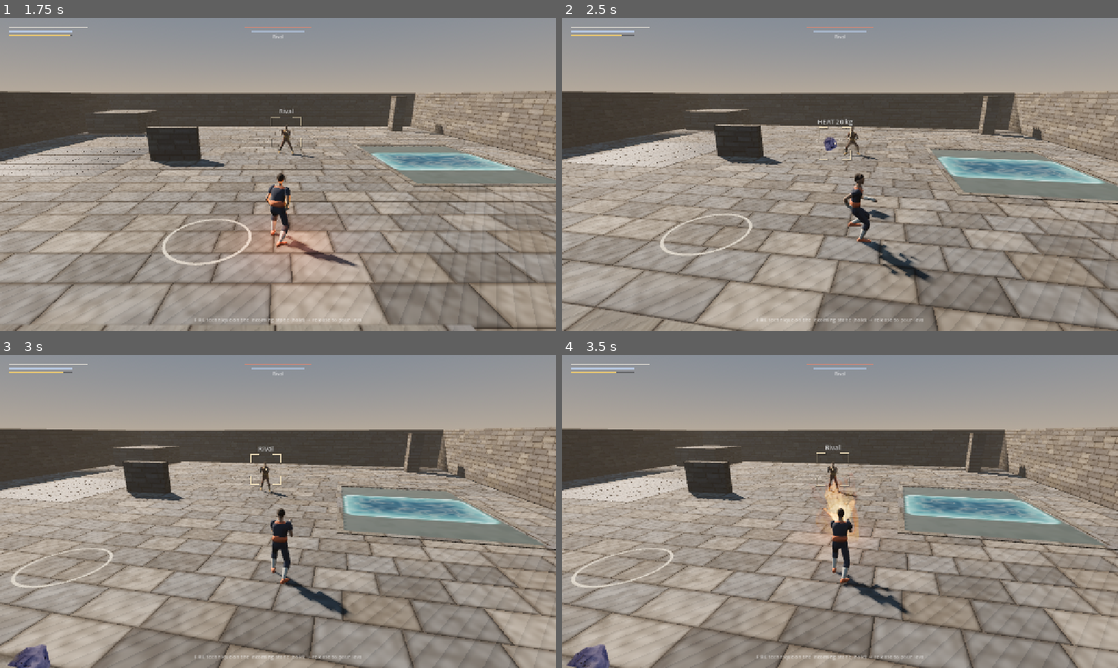
Above: before the commit, frames 1-4 (two rows, left to right).
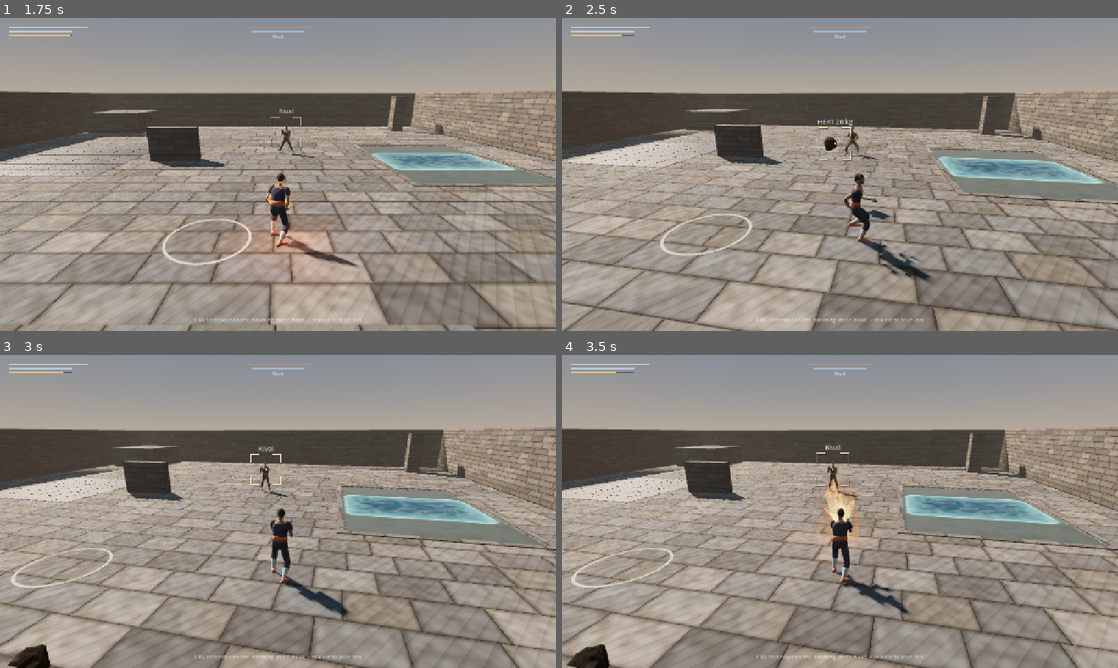
Above: after the commit, the same moments.

Repository: baysan2608/ClaudeToken
Game: Godot game, scene res://main.tscn
Same seed, same stepped clock (60 frames per second), same inputs: the game is played once before the commit and once after it.
Inputs (mouse positions are in pixels of both pictures, inside the frame that each line leads up to):
- Up to frame 1 (1.75 s): tap Enter at 0.5 s; move the mouse to (400, 158) at 0.52 s; hold D (ff_move_right) 0.53-1.25 s; tap J (ff_attack) at 0.6 s; click (400, 158) at 0.67 s; drag from (166, 190) to (250, 237) at 1.27 s
- Up to frame 2 (2.5 s): move the mouse to (895, 105) at 2.02 s; hold D (ff_move_right) from 2.03 s (still down); tap Left (ff_cam_left) at 2.1 s
- Up to frame 3 (3 s): release D (ff_move_right) at 2.75 s; drag from (250, 574) to (111, 464) at 2.77 s
- Up to frame 4 (3.5 s): no input

Frame 1 is identical in both runs. In frame 2, less than 0.1% of the frame differs, in the area x 47-50%, y 38-43%; in frame 3, 0.4%; in frame 4, 0.4%, in the area x 0-9%, y 92-100%.

Commit message:
VFX WIP snapshot
Co-Authored-By: Claude Opus 5.5 <noreply@anthropic.com>
Claude-Session: https://claude.ai/code/session_01CXLsyTTc8H1SdftUzKfPVv

Diff:
--- a/game/presentation/shaders/stone.gdshader
+++ b/game/presentation/shaders/stone.gdshader
@@ -1,6 +1,6 @@
 // Stone / molten blob / cooled rock — one material, continuous thermal state.
-// Used by StoneView (instance uniforms drive the state so one material is shared by all stones)
-// and by EarthWallView (cold state + damage cracks + rise).
+// Used by StoneView and EarthWallView (one ShaderMaterial per view; plain uniforms carry the state.
+// NOTE: `instance uniform`s were tried first but proved unreliable under the Mobile renderer).
 // Mesh contract: CUSTOM0 = (relaxed blob position xyz, per-vertex random w); NORMAL = flat face normal.
 shader_type spatial;
 render_mode diffuse_burley, specular_schlick_ggx, cull_back;
@@ -12,14 +12,14 @@
 uniform float noise_scale = 0.36;
 uniform float plate_scale = 2.3;
 
-instance uniform float u_heat = 0.0;
-instance uniform float u_melt = 0.0;
-instance uniform float u_crust = 0.0;
-instance uniform float u_seed = 0.0;
-instance uniform float u_damage = 0.0;
-instance uniform float u_rise = 1.0;
-instance uniform float u_rise_height = 1.0;
-instance uniform float u_detail = 1.0;   // >1 = finer plates / grain (large objects such as walls)
+uniform float u_heat = 0.0;
+uniform float u_melt = 0.0;
+uniform float u_crust = 0.0;
+uniform float u_seed = 0.0;
+uniform float u_damage = 0.0;
+uniform float u_rise = 1.0;
+uniform float u_rise_height = 1.0;
+uniform float u_detail = 1.0;   // >1 = finer plates / grain (large objects such as walls)
 
 varying vec3 v_p;
 
@@ -79,5 +79,4 @@
 	ROUGHNESS = rough;
 	SPECULAR = mix(0.28, 0.5, smoothstep(0.0, 0.6, u_melt) * (1.0 - u_crust));
 	EMISSION = emis;
-	EMISSION = albedo * 6.0 + vec3(0.0, 0.0, rough * 0.2);
 }
--- a/game/presentation/vfx/earth_wall_view.gd
+++ b/game/presentation/vfx/earth_wall_view.gd
@@ -14,6 +14,7 @@
 @export var dust: bool = true
 
 var _mi: MeshInstance3D
+var _mat: ShaderMaterial
 var _width: float = 2.4
 var _height: float = 1.0
 var _thick: float = 0.55
@@ -28,7 +29,8 @@
 func _init() -> void:
 	_mi = MeshInstance3D.new()
 	_mi.name = "Wall"
-	_mi.material_override = VfxMaterials.stone()
+	_mat = VfxMaterials.make_stone()
+	_mi.material_override = _mat
 	_mi.cast_shadow = GeometryInstance3D.SHADOW_CASTING_SETTING_ON
 	add_child(_mi)
 	setup(1, _width, _height, _thick)
@@ -43,12 +45,6 @@
 	_mi.mesh = VfxMesh.wall_mesh(seed_value)
 	_mi.scale = Vector3(_width * 0.5, _height, _thick * 2.0)
 	_apply()
-
-
-func _enter_tree() -> void:
-	# Instance uniforms written before the MeshInstance3D is registered in the scene are not
-	# reliable (and children enter the tree after this callback): re-push everything deferred.
-	_apply.call_deferred()
 
 
 func set_rise(t01: float) -> void:
@@ -89,15 +85,11 @@
 
 
 func _apply() -> void:
-	# every instance uniform is set explicitly (unset ones can read stale instance-buffer data)
-	_mi.set_instance_shader_parameter("u_seed", float(absi(_seed) % 977) + 0.5)
-	_mi.set_instance_shader_parameter("u_rise_height", 1.25)
-	_mi.set_instance_shader_parameter("u_detail", 2.2)
-	_mi.set_instance_shader_parameter("u_heat", 0.0)
-	_mi.set_instance_shader_parameter("u_melt", 0.0)
-	_mi.set_instance_shader_parameter("u_crust", 0.0)
-	_mi.set_instance_shader_parameter("u_rise", _rise)
-	_mi.set_instance_shader_parameter("u_damage", _damage)
+	_mat.set_shader_parameter("u_seed", float(absi(_seed) % 977) + 0.5)
+	_mat.set_shader_parameter("u_rise_height", 1.25)
+	_mat.set_shader_parameter("u_detail", 2.2)
+	_mat.set_shader_parameter("u_rise", _rise)
+	_mat.set_shader_parameter("u_damage", _damage)
 
 
 func _play_dust(strength: float) -> void:
--- a/game/presentation/vfx/stone_view.gd
+++ b/game/presentation/vfx/stone_view.gd
@@ -5,12 +5,13 @@
 ## without ever being despawned.
 ##
 ## Usage: setup(seed, radius) once, then every frame set_thermal(heat, melt) and set_crust(c).
-## All setters are cheap and change-guarded; the material is shared (instance uniforms).
+## All setters are cheap and change-guarded. Each view owns one ShaderMaterial (shared shader).
 
 ## Optional warm light on the surroundings (single OmniLight3D, no shadows). Disable for crowds.
 @export var use_light: bool = true
 
 var _mesh_inst: MeshInstance3D
+var _mat: ShaderMaterial
 var _light: OmniLight3D
 var _radius: float = 0.4
 var _seed: int = 0
@@ -22,7 +23,8 @@
 func _init() -> void:
 	_mesh_inst = MeshInstance3D.new()
 	_mesh_inst.name = "Mesh"
-	_mesh_inst.material_override = VfxMaterials.stone()
+	_mat = VfxMaterials.make_stone()
+	_mesh_inst.material_override = _mat
 	_mesh_inst.cast_shadow = GeometryInstance3D.SHADOW_CASTING_SETTING_ON
 	add_child(_mesh_inst)
 	_light = OmniLight3D.new()
@@ -42,12 +44,6 @@
 	_mesh_inst.mesh = VfxMesh.rock_mesh(seed_value)
 	_mesh_inst.scale = Vector3.ONE * _radius
 	_apply()
-
-
-func _enter_tree() -> void:
-	# Instance uniforms written before the MeshInstance3D is registered in the scene are not
-	# reliable (and children enter the tree after this callback): re-push everything deferred.
-	_push_params.call_deferred()
 
 
 ## heat01: glowing crack network (0 = cold stone). melt01: softens into a molten blob.
@@ -106,15 +102,8 @@
 		_light.visible = false
 
 
-## Every instance uniform is written explicitly: unset instance uniforms are NOT reliably
-## initialised to the shader default (stale instance-buffer data can show through).
 func _push_params() -> void:
-	var mi: MeshInstance3D = _mesh_inst
-	mi.set_instance_shader_parameter("u_seed", float(absi(_seed) % 977) + 0.5)
-	mi.set_instance_shader_parameter("u_heat", _heat)
-	mi.set_instance_shader_parameter("u_melt", _melt)
-	mi.set_instance_shader_parameter("u_crust", _crust)
-	mi.set_instance_shader_parameter("u_damage", 0.0)
-	mi.set_instance_shader_parameter("u_rise", 1.0)
-	mi.set_instance_shader_parameter("u_rise_height", 1.0)
-	mi.set_instance_shader_parameter("u_detail", 1.0)
+	_mat.set_shader_parameter("u_seed", float(absi(_seed) % 977) + 0.5)
+	_mat.set_shader_parameter("u_heat", _heat)
+	_mat.set_shader_parameter("u_melt", _melt)
+	_mat.set_shader_parameter("u_crust", _crust)
--- a/game/presentation/vfx/vfx_materials.gd
+++ b/game/presentation/vfx/vfx_materials.gd
@@ -25,13 +25,11 @@
 	return m
 
 
-## Shared material for the stone family (StoneView, EarthWallView). State lives in instance uniforms.
-static func stone() -> ShaderMaterial:
-	var m: ShaderMaterial = _shared.get("stone")
-	if m == null:
-		m = make("stone")
-		m.set_shader_parameter("noise_vol", VfxTextures.noise_volume())
-		_shared["stone"] = m
+## New ShaderMaterial for the stone family (StoneView, EarthWallView). One per view: the stone
+## shader keeps its state in plain uniforms (instance uniforms were unreliable on Mobile).
+static func make_stone() -> ShaderMaterial:
+	var m: ShaderMaterial = make("stone")
+	m.set_shader_parameter("noise_vol", VfxTextures.noise_volume())
 	return m
 
 
--- a/game/tests/vfx/vfx_gallery.gd
+++ b/game/tests/vfx/vfx_gallery.gd
@@ -74,7 +74,7 @@
 	sky.sky_material = sm
 	env.sky = sky
 	env.ambient_light_source = Environment.AMBIENT_SOURCE_SKY
-	env.ambient_light_energy = 1.0
+	env.ambient_light_energy = 1.35
 	env.reflected_light_source = Environment.REFLECTION_SOURCE_SKY
 	env.tonemap_mode = Environment.TONE_MAPPER_ACES
 	env.tonemap_exposure = 1.0
@@ -166,7 +166,6 @@
 	_stations.append({"name": "wall", "fn": _station_wall})
 	_stations.append({"name": "arena", "fn": _station_arena})
 	_stations.append({"name": "hero", "fn": _station_hero})
-	_stations.append({"name": "dbg", "fn": _station_dbg})
 
 
 func _run() -> void:
@@ -748,34 +747,3 @@
 		{"pos": o + Vector3(-3.4, 2.2, 5.6), "look": o + Vector3(-3.8, 0.4, 0.2), "frames": 1, "dt": 0.0, "fov": 38.0},
 		{"pos": o + Vector3(3.4, 2.4, 6.0), "look": o + Vector3(3.2, 1.0, 0.0), "frames": 1, "dt": 0.0, "fov": 40.0},
 	]}
-
-
-func _station_dbg(o: Vector3) -> Dictionary:
-	var variant: String = "A"
-	for a in _only:
-		if a.begins_with("var="):
-			variant = a.substr(4)
-	var s3 := StoneView.new()
-	s3.setup(33, 0.3)
-	add_child(s3)
-	s3.position = o + Vector3(-1.0, 0.26, 0.0)
-	var s1 := StoneView.new()
-	s1.setup(21, 0.4)
-	add_child(s1)
-	s1.position = o + Vector3(-2.5, 0.35, 0.0)
-	if variant == "A":
-		s1.set_thermal(1.0, 0.85)   # hot stone, set in tree
-	elif variant == "B":
-		s1.set_thermal(0.5, 0.0)
-	# variant C: no hot stone
-	var s4 := StoneView.new()
-	s4.setup(3, 0.3)
-	add_child(s4)
-	s4.position = o + Vector3(0.0, 0.26, 0.0)
-	var wall := EarthWallView.new()
-	add_child(wall)
-	wall.position = o + Vector3(1.8, 0.0, 0.0)
-	wall.setup(8, 1.6, 1.05, 0.6)
-	wall.dust = false
-	wall.set_rise(1.0)
-	return {"pos": o + Vector3(-0.5, 2.0, 4.0), "look": o + Vector3(-0.5, 0.4, 0.0), "frames": 3, "fov": 40.0}
Not shown, changed: game/presentation/shaders/vfx_rock.gdshaderinc
